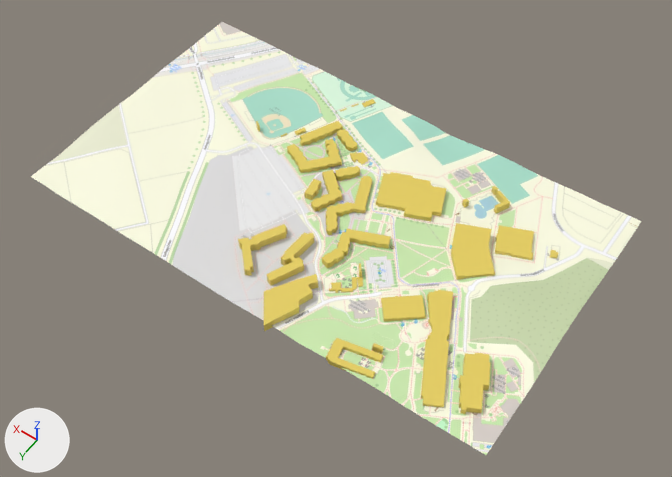
Renders of the glTF model levels/suites+bric.gltf from each side of a commit.
The view is the same before and after, from a camera (50 mm lens) standing at (-625.0, 908.0, 1307.0) and looking at (-18.0, 58.0, -28.0). The axes (+X, +Y, +Z) are drawn at lower left. The lights are the same throughout. Where no turn or scale is listed for an object, it has been applied to the vertices.
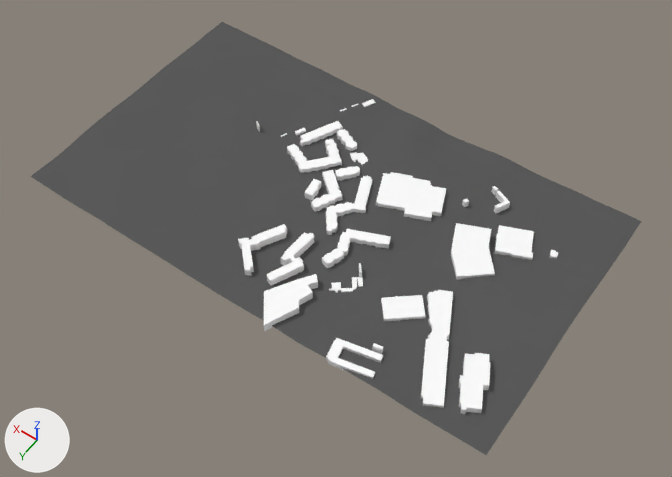
Boxes [x1, y1, x2, y2] around the edits, measured in the pictures (672 x 477 px):
'EXPORT_OSM_MAPNIK_WM', recoloured: [31, 22, 641, 455] in both
'bsc', recoloured (yellow to white): [421, 290, 453, 398] in both
'kellogg gym', recoloured (yellow to white): [376, 172, 446, 221] in both
'Cube', recoloured (yellow to white): [451, 223, 495, 280] in both
'centerpointe', recoloured (yellow to white): [264, 274, 318, 331] in both
'drama deparment', recoloured (yellow to white): [459, 353, 490, 414] in both
'darlene may gym', recoloured (yellow to white): [495, 225, 534, 260] in both
'sicomoro', recoloured (yellow to white): [267, 232, 314, 285] in both
'estrellas', recoloured (yellow to white): [322, 229, 391, 268] in both
'bookstore', recoloured (yellow to white): [381, 295, 426, 322] in both
'university plaza', recoloured (yellow to white): [326, 338, 383, 379] in both
'bonita', recoloured (yellow to white): [326, 175, 372, 235] in both
'sol', recoloured (yellow to white): [311, 166, 360, 212] in both
'montanas', recoloured (yellow to white): [287, 139, 342, 173] in both
'secoya', recoloured (yellow to white): [238, 224, 287, 276] in both
'luna', recoloured (yellow to white): [300, 121, 357, 151] in both
'childerns center', recoloured (yellow to white): [329, 263, 363, 293] in both
'maintanence', recoloured (yellow to white): [305, 179, 321, 200] in both
'Areas:building.019', recoloured (yellow to white): [494, 190, 510, 214] in both
'art gallery', recoloured (yellow to white): [423, 397, 444, 408] in both
'vista', recoloured: [350, 152, 368, 164] in both
'university plaza addition', recoloured: [372, 343, 383, 354] in both
'Areas:building.027', recoloured: [362, 99, 376, 107] in both
'Areas:building.002', recoloured: [550, 250, 558, 259] in both
'Areas:building.037', recoloured: [295, 128, 306, 135] in both
'Areas:building.017', recoloured: [462, 198, 469, 208] in both
'Areas:building.020', recoloured: [491, 186, 498, 195] in both
'Areas:building.040', recoloured: [256, 121, 260, 132] in both

The edits, one by one:
Material 'BRUH' (mat_bruh) changes colour from yellow #e7cf5e to white #ffffff; in linear values from (0.8, 0.626, 0.113) to (1.0, 1.0, 1.0).
Material 'ground' (mat_ground) is new.
Its base color is (0.0851, 0.0851, 0.0851) (dark grey #525252).
Its roughness is 0.889.
me_export_osm_mapnik_wm has 4225 vertices, 8192 faces and spans x -458.0..516.0, y -264.0..292.0, z -4.0..38.0.
me_export_osm_mapnik_wm no longer uses material mat_rastmat (picture img_export_osm_mapnik_wm).
me_export_osm_mapnik_wm now uses material mat_ground (dark grey #525252).
